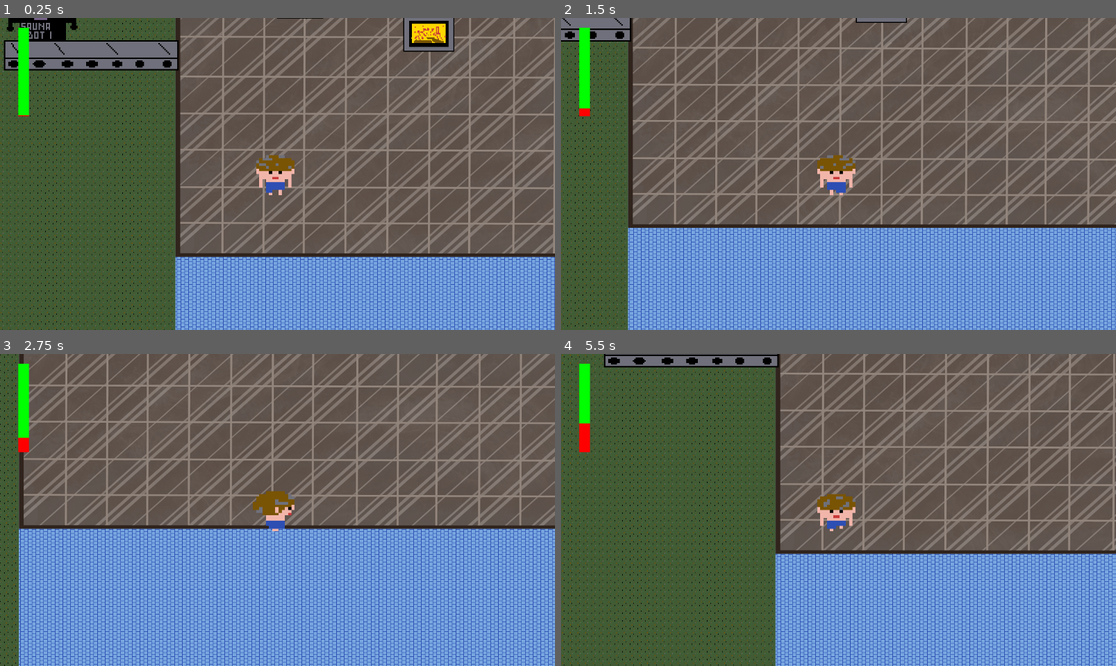
Above: before the commit, frames 1-4 (two rows, left to right).
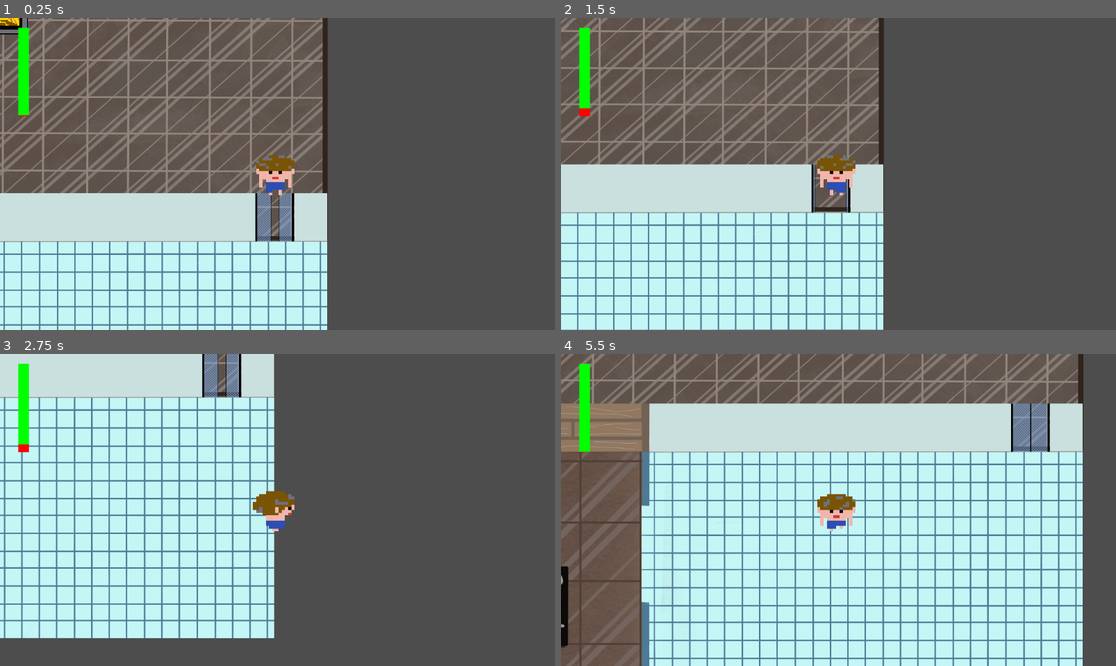
Above: after the commit, the same moments.

Repository: JohannesTammerand/Sauna.net
Game: Godot game, scene res://Assets/Scenes/main.tscn
Same seed, same stepped clock (60 frames per second), same inputs: the game is played once before the commit and once after it.
Inputs:
- Up to frame 1 (0.25 s): no input
- Up to frame 2 (1.5 s): hold Right (ui_right) 0.53-1.28 s; tap E (interact, bound only after the commit) at 0.6, 1.35 s; hold Down (ui_down) from 1.28 s (still down)
- Up to frame 3 (2.75 s): release Down (ui_down) at 2.03 s; hold Right (ui_right) from 2.03 s (still down); tap E (interact, bound only after the commit) at 2.1 s
- Up to frame 4 (5.5 s): release Right (ui_right) at 2.78 s; hold Up (ui_up) 2.78-3.53 s; tap E (interact, bound only after the commit) every 0.75 s from 2.85 to 5.1 s; hold Left (ui_left) 3.53-5.03 s; hold Down (ui_down) from 5.03 s (still down)

The runs differ from the first frame. In frame 1, 69% of the frame differs, in the area x 0-100%, y 0-100%; in frame 2, 66%; in frame 3, 80%; in frame 4, 91%.

Commit message:
AVYUABAVYI

Diff:
--- a/Assets/Scenes/main.tscn
+++ b/Assets/Scenes/main.tscn
@@ -7,10 +7,19 @@
 [ext_resource type="Script" path="res://Assets/Scripts/AreaController.gd" id="5_haga1"]
 [ext_resource type="Texture2D" uid="uid://cjkl1xca73f83" path="res://Assets/Sprites/Saun.png" id="6_5xdfb"]
 [ext_resource type="Texture2D" uid="uid://ccdcod7ikhclg" path="res://Assets/Sprites/Sauna Art by M/maastik-1.png" id="7_lmdgu"]
+[ext_resource type="Texture2D" uid="uid://cyg05t831kval" path="res://Assets/Sprites/Untitled_Artwork.png" id="7_p5scw"]
 [ext_resource type="Script" path="res://Assets/Scripts/AnimationsController.gd" id="8_6ke7x"]
+[ext_resource type="Texture2D" uid="uid://cxeel76rmy2cv" path="res://Assets/Sprites/Lake.png" id="8_ihrdj"]
+[ext_resource type="Script" path="res://Assets/Scripts/TextController.gd" id="8_kdpdq"]
+[ext_resource type="Texture2D" uid="uid://djmy812rechi3" path="res://Assets/Sprites/Dussiruumi2.png" id="8_thhfe"]
+[ext_resource type="Texture2D" uid="uid://bhaq7jk68p5sf" path="res://Assets/Sprites/Sauna Art by M/Klaasuks.png" id="9_51f17"]
 [ext_resource type="Texture2D" uid="uid://26g28yr1m4vr" path="res://Assets/Sprites/Sauna Art by M/LTÜ keris.png" id="9_xbfse"]
+[ext_resource type="Script" path="res://Assets/Scripts/ShowerDoor.gd" id="10_35e54"]
 [ext_resource type="Texture2D" uid="uid://dava1fito1wb6" path="res://Assets/Sprites/Sauna Art by M/Sauna Bot 1.png" id="10_ljnq1"]
 [ext_resource type="Texture2D" uid="uid://d1jblbjqyu8yb" path="res://Assets/Sprites/Sauna Art by M/Sauna Bot 2.png" id="11_153yr"]
+[ext_resource type="Script" path="res://Assets/Scripts/Bucket.gd" id="13_btg81"]
+[ext_resource type="Script" path="res://Assets/Scripts/SpeechController.gd" id="14_kq0kp"]
+[ext_resource type="Script" path="res://Assets/Scripts/Lake.gd" id="14_pms45"]
 
 [sub_resource type="AtlasTexture" id="AtlasTexture_x27k0"]
 atlas = ExtResource("4_tqw2u")
@@ -384,34 +393,71 @@
 [sub_resource type="RectangleShape2D" id="RectangleShape2D_rh7us"]
 size = Vector2(54, 55)
 
-[sub_resource type="SegmentShape2D" id="SegmentShape2D_yy17q"]
-a = Vector2(95.5, 297.5)
-b = Vector2(2.5, 296.5)
+[sub_resource type="RectangleShape2D" id="RectangleShape2D_r67fw"]
+size = Vector2(1038, 99)
 
 [sub_resource type="SegmentShape2D" id="SegmentShape2D_iapdx"]
 a = Vector2(1168.5, -245.5)
 b = Vector2(1175.5, 294.5)
 
 [sub_resource type="SegmentShape2D" id="SegmentShape2D_1vqyl"]
-a = Vector2(1172.5, -252.5)
-b = Vector2(0.5, -248.5)
+a = Vector2(1104, -234)
+b = Vector2(-97, -235)
 
 [sub_resource type="SegmentShape2D" id="SegmentShape2D_13n3w"]
 a = Vector2(1.5, -247.5)
 b = Vector2(2.5, 296.5)
 
-[sub_resource type="SegmentShape2D" id="SegmentShape2D_dqr4e"]
-a = Vector2(1175.5, 290.5)
-b = Vector2(295.5, 297.5)
-
-[sub_resource type="RectangleShape2D" id="RectangleShape2D_b4uo4"]
-size = Vector2(1201, 624)
+[sub_resource type="RectangleShape2D" id="RectangleShape2D_o8f3a"]
+size = Vector2(57, 98.75)
 
 [sub_resource type="RectangleShape2D" id="RectangleShape2D_gxral"]
 size = Vector2(752, 400)
 
 [sub_resource type="RectangleShape2D" id="RectangleShape2D_yt5hr"]
 size = Vector2(1199, 600.5)
+
+[sub_resource type="RectangleShape2D" id="RectangleShape2D_b4uo4"]
+size = Vector2(922, 499)
+
+[sub_resource type="AtlasTexture" id="AtlasTexture_gmlk7"]
+atlas = ExtResource("9_51f17")
+region = Rect2(0, 0, 80, 100)
+
+[sub_resource type="AtlasTexture" id="AtlasTexture_71d0j"]
+atlas = ExtResource("9_51f17")
+region = Rect2(0, 100, 80, 100)
+
+[sub_resource type="AtlasTexture" id="AtlasTexture_r2t2f"]
+atlas = ExtResource("9_51f17")
+region = Rect2(0, 200, 80, 100)
+
+[sub_resource type="AtlasTexture" id="AtlasTexture_h2a25"]
+atlas = ExtResource("9_51f17")
+region = Rect2(0, 300, 80, 100)
+
+[sub_resource type="SpriteFrames" id="SpriteFrames_mhaqh"]
+animations = [{
+"frames": [{
+"duration": 1.0,
+"texture": SubResource("AtlasTexture_gmlk7")
+}, {
+"duration": 1.0,
+"texture": SubResource("AtlasTexture_71d0j")
+}, {
+"duration": 1.0,
+"texture": SubResource("AtlasTexture_r2t2f")
+}, {
+"duration": 1.0,
+"texture": SubResource("AtlasTexture_h2a25")
+}],
+"loop": false,
+"name": &"default",
+"speed": 5.0
+}]
+
+[sub_resource type="CircleShape2D" id="CircleShape2D_3rlmo"]
+radius = 123.102
 
 [sub_resource type="TileSetAtlasSource" id="TileSetAtlasSource_h4coi"]
 texture = ExtResource("7_lmdgu")
@@ -429,6 +475,9 @@
 [sub_resource type="StyleBoxFlat" id="StyleBoxFlat_gm4rl"]
 bg_color = Color(1, 0, 0, 1)
 
+[sub_resource type="CircleShape2D" id="CircleShape2D_dnq5u"]
+radius = 8.83962
+
 [sub_resource type="AtlasTexture" id="AtlasTexture_ou88d"]
 atlas = ExtResource("9_xbfse")
 region = Rect2(0, 0, 64, 128)
@@ -767,6 +816,9 @@
 "speed": 4.0
 }]
 
+[sub_resource type="CircleShape2D" id="CircleShape2D_56gep"]
+radius = 60.0454
+
 [sub_resource type="AtlasTexture" id="AtlasTexture_xm3ny"]
 atlas = ExtResource("11_153yr")
 region = Rect2(0, 0, 300, 160)
@@ -922,6 +974,12 @@
 "speed": 4.0
 }]
 
+[sub_resource type="CircleShape2D" id="CircleShape2D_mm3ya"]
+radius = 156.668
+
+[sub_resource type="CircleShape2D" id="CircleShape2D_3we04"]
+radius = 33.1361
+
 [node name="Main" type="Node2D"]
 script = ExtResource("1_p3v4t")
 
@@ -932,7 +990,7 @@
 [node name="Player" type="CharacterBody2D" parent="."]
 unique_name_in_owner = true
 z_index = 15
-position = Vector2(340, 4)
+position = Vector2(1225, 40)
 scale = Vector2(1.5, 1.5)
 collision_layer = 2
 script = ExtResource("3_3plk0")
@@ -955,8 +1013,8 @@
 [node name="Walls" type="StaticBody2D" parent="."]
 
 [node name="CollisionShape2D" type="CollisionShape2D" parent="Walls"]
-position = Vector2(137.5, -114.5)
-shape = SubResource("SegmentShape2D_yy17q")
+position = Vector2(650, 130.5)
+shape = SubResource("RectangleShape2D_r67fw")
 
 [node name="CollisionShape2D5" type="CollisionShape2D" parent="Walls"]
 position = Vector2(137.5, -114.5)
@@ -971,18 +1029,11 @@
 shape = SubResource("SegmentShape2D_13n3w")
 
 [node name="CollisionShape2D3" type="CollisionShape2D" parent="Walls"]
-position = Vector2(137.5, -114.5)
-shape = SubResource("SegmentShape2D_dqr4e")
+position = Vector2(1299.5, 129.375)
+shape = SubResource("RectangleShape2D_o8f3a")
 
 [node name="AreaController" type="Node2D" parent="."]
 script = ExtResource("5_haga1")
-
-[node name="Shower" type="Area2D" parent="AreaController"]
-collision_mask = 2
-
-[node name="CollisionShape2D" type="CollisionShape2D" parent="AreaController/Shower"]
-position = Vector2(728.5, 488)
-shape = SubResource("RectangleShape2D_b4uo4")
 
 [node name="ColdBath" type="Area2D" parent="AreaController"]
 position = Vector2(1120, 834)
@@ -995,6 +1046,10 @@
 [node name="Sauna" type="Sprite2D" parent="AreaController"]
 position = Vector2(729, -123)
 texture = ExtResource("6_5xdfb")
+
+[node name="SaunaWallBack" type="Sprite2D" parent="AreaController/Sauna"]
+position = Vector2(0, -350)
+texture = ExtResource("7_p5scw")
 
 [node name="Sauna" type="Area2D" parent="AreaController/Sauna"]
 position = Vector2(-729, 123)
@@ -1005,7 +1060,31 @@
 position = Vector2(729.5, -122.75)
 shape = SubResource("RectangleShape2D_yt5hr")
 
+[node name="ShowerRoom" type="Sprite2D" parent="."]
+position = Vector2(728, 380)
+texture = ExtResource("8_thhfe")
+
+[node name="Shower" type="Area2D" parent="ShowerRoom"]
+position = Vector2(-728, -475)
+collision_mask = 2
+
+[node name="SlipperyCollider" type="CollisionShape2D" parent="ShowerRoom/Shower"]
+position = Vector2(868, 525.5)
+shape = SubResource("RectangleShape2D_b4uo4")
+
+[node name="ShowerDoor" type="AnimatedSprite2D" parent="ShowerRoom"]
+position = Vector2(491, -250)
+sprite_frames = SubResource("SpriteFrames_mhaqh")
+script = ExtResource("10_35e54")
+
+[node name="Area2D" type="Area2D" parent="ShowerRoom/ShowerDoor"]
+collision_mask = 2
+
+[node name="CollisionShape2D" type="CollisionShape2D" parent="ShowerRoom/ShowerDoor/Area2D"]
+shape = SubResource("CircleShape2D_3rlmo")
+
 [node name="TileMap" type="TileMap" parent="."]
+visible = false
 tile_set = SubResource("TileSet_85l8v")
 format = 2
 layer_0/tile_data = PackedInt32Array(720904, 1, 1, 786440, 1, 1, 851976, 1, 1, 917512, 1, 1, 983048, 1, 1, 1048584, 1,  …(251915 unchanged characters)…
@@ -1024,7 +1103,30 @@
 fill_mode = 3
 show_percentage = false
 
-[node name="Scenery" type="Node" parent="."]
+[node name="SpeechBubble" type="RichTextLabel" parent="HUD"]
+visible = false
+offset_left = 362.0
+offset_top = 16.0
+offset_right = 646.0
+offset_bottom = 108.0
+text = "This is text. You can read it, if you want to. However, why would you want to? You are in a sauna. It is hot. I am making it hotter by the second. And yet you're still here. How come? You should probably leave. Leave. Leave. Leave. Leave. Leave. Leave. Leave. Leave. Leave. Leave. Leave. Leave. Leave. Leave. Leave. Leave. Leave. Leave. Leave. Leave."
+scroll_active = false
+scroll_following = true
+script = ExtResource("8_kdpdq")
+
+[node name="Scenery" type="Node2D" parent="."]
+
+[node name="Lake" type="Sprite2D" parent="Scenery"]
+position = Vector2(-777, 515)
+scale = Vector2(6, 6)
+texture = ExtResource("8_ihrdj")
+
+[node name="Area2D" type="Area2D" parent="Scenery/Lake"]
+script = ExtResource("14_pms45")
+
+[node name="CollisionShape2D" type="CollisionShape2D" parent="Scenery/Lake/Area2D"]
+position = Vector2(36.1667, 22.5)
+shape = SubResource("CircleShape2D_dnq5u")
 
 [node name="AnimationsController" type="Node2D" parent="Scenery"]
 script = ExtResource("8_6ke7x")
@@ -1036,22 +1138,68 @@
 autoplay = "default"
 
 [node name="WoodPickupBot" type="AnimatedSprite2D" parent="Scenery/AnimationsController"]
+process_mode = 3
 position = Vector2(-174, -301)
 scale = Vector2(3, 3)
 sprite_frames = SubResource("SpriteFrames_fx66u")
 autoplay = "default"
 frame = 37
+script = ExtResource("14_kq0kp")
+metadata/text = "This is text. You can read it, if you want to. However, why would you want to? You are in a sauna. It is hot. I am making it hotter by the second. And yet you're still here. How come? You should probably leave. Leave. Leave. Leave. Leave. Leave. Leave. Leave. Leave. Leave. Leave. Leave. Leave. Leave. Leave. Leave. Leave. Leave. Leave. Leave. Leave."
+
+[node name="Area2D" type="Area2D" parent="Scenery/AnimationsController/WoodPickupBot"]
+collision_mask = 2
+
+[node name="CollisionShape2D" type="CollisionShape2D" parent="Scenery/AnimationsController/WoodPickupBot/Area2D"]
+position = Vector2(6, 0.666667)
+shape = SubResource("CircleShape2D_56gep")
 
 [node name="FurnaceBot" type="AnimatedSprite2D" parent="Scenery/AnimationsController"]
 position = Vector2(573, -301)
 scale = Vector2(3, 3)
 sprite_frames = SubResource("SpriteFrames_q3v2k")
 frame = 20
-
-[connection signal="body_entered" from="AreaController/Shower" to="AreaController" method="_on_shower_body_entered"]
-[connection signal="body_exited" from="AreaController/Shower" to="AreaController" method="_on_shower_body_exited"]
+script = ExtResource("14_kq0kp")
+metadata/text = "This is text. You can read it, if you want to. However, why would you want to? You are in a sauna. It is hot. I am making it hotter by the second. And yet you're still here. How come? You should probably leave. Leave. Leave. Leave. Leave. Leave. Leave. Leave. Leave. Leave. Leave. Leave. Leave. Leave. Leave. Leave. Leave. Leave. Leave. Leave. Leave."
+
+[node name="Area2D" type="Area2D" parent="Scenery/AnimationsController/FurnaceBot"]
+position = Vector2(-62, -16)
+scale = Vector2(0.333333, 0.333333)
+collision_mask = 2
+
+[node name="CollisionShape2D" type="CollisionShape2D" parent="Scenery/AnimationsController/FurnaceBot/Area2D"]
+shape = SubResource("CircleShape2D_mm3ya")
+
+[node name="Bucket" type="Node2D" parent="Scenery"]
+position = Vector2(1386, 996)
+script = ExtResource("13_btg81")
+
+[node name="ColorRect" type="ColorRect" parent="Scenery/Bucket"]
+offset_left = -20.0
+offset_top = -20.0
+offset_right = 20.0
+offset_bottom = 20.0
+color = Color(1, 0.152941, 1, 1)
+
+[node name="Area2D" type="Area2D" parent="Scenery/Bucket"]
+collision_mask = 2
+
+[node name="CollisionShape2D" type="CollisionShape2D" parent="Scenery/Bucket/Area2D"]
+shape = SubResource("CircleShape2D_3we04")
+
 [connection signal="body_entered" from="AreaController/ColdBath" to="AreaController" method="_on_cold_bath_body_entered"]
 [connection signal="body_exited" from="AreaController/ColdBath" to="AreaController" method="_on_cold_bath_body_exited"]
 [connection signal="body_entered" from="AreaController/Sauna/Sauna" to="AreaController" method="_on_sauna_body_entered"]
 [connection signal="body_exited" from="AreaController/Sauna/Sauna" to="AreaController" method="_on_sauna_body_exited"]
+[connection signal="body_entered" from="ShowerRoom/Shower" to="AreaController" method="_on_shower_body_entered"]
+[connection signal="body_exited" from="ShowerRoom/Shower" to="AreaController" method="_on_shower_body_exited"]
+[connection signal="body_entered" from="ShowerRoom/ShowerDoor/Area2D" to="ShowerRoom/ShowerDoor" method="_on_area_2d_body_entered"]
+[connection signal="body_exited" from="ShowerRoom/ShowerDoor/Area2D" to="ShowerRoom/ShowerDoor" method="_on_area_2d_body_exited"]
+[connection signal="finished" from="HUD/SpeechBubble" to="Scenery/AnimationsController/FurnaceBot" method="_on_robot_speech_finished"]
+[connection signal="visibility_changed" from="HUD/SpeechBubble" to="HUD/SpeechBubble" method="_on_visibility_changed"]
+[connection signal="body_entered" from="Scenery/Lake/Area2D" to="." method="_on_area_2d_body_entered"]
 [connection signal="animation_looped" from="Scenery/AnimationsController/WoodPickupBot" to="Scenery/AnimationsController" method="_on_wood_pickup_bot_animation_looped"]
+[connection signal="body_entered" from="Scenery/AnimationsController/FurnaceBot/Area2D" to="Scenery/AnimationsController/FurnaceBot" method="_on_area_2d_body_entered"]
+[connection signal="body_exited" from="Scenery/AnimationsController/FurnaceBot/Area2D" to="Scenery/AnimationsController/FurnaceBot" method="_on_area_2d_body_exited"]
+[connection signal="body_entered" from="Scenery/Bucket/Area2D" to="Scenery/Bucket" method="_on_area_2d_body_entered"]
+[connection signal="body_exited" from="Scenery/Bucket/Area2D" to="Scenery/Bucket" method="_on_area_2d_body_exited"]
--- /dev/null
+++ b/Assets/Scripts/Bucket.gd
@@ -0,0 +1,16 @@
+extends Node2D
+
+@onready var player = %Player
+var interactable = false
+
+func _process(_delta):
+	if interactable  && Input.is_action_just_pressed("interact"):
+		player.hand = "bucket"
+		hide()
+
+func _on_area_2d_body_entered(_body):
+	interactable = true
+
+
+func _on_area_2d_body_exited(_body):
+	interactable = false
--- /dev/null
+++ b/Assets/Scripts/Lake.gd
@@ -0,0 +1,8 @@
+extends Area2D
+
+@onready var player = %Player
+
+func _process(_delta):
+	if has_overlapping_bodies() && Input.is_action_just_pressed("interact") && player.hand == "bucket":
+		print("water")
+		player.hand = "water"
--- a/Assets/Scripts/Player.gd
+++ b/Assets/Scripts/Player.gd
@@ -11,6 +11,8 @@
 var lastDir = [0, 0]
 var heat = 0
 var slippery = false
+var hand = "";
+var movementEnabled = true
 
 var directionX
 var directionY
@@ -20,7 +22,8 @@
 		get_tree().reload_current_scene()
 
 func _physics_process(delta):
-	movement(delta)
+	if movementEnabled:
+		movement(delta)
 	animation()
 	HealthBar.value = heat
 
--- /dev/null
+++ b/Assets/Scripts/ShowerDoor.gd
@@ -0,0 +1,7 @@
+extends AnimatedSprite2D
+
+func _on_area_2d_body_entered(body):
+	play("default")
+
+func _on_area_2d_body_exited(body):
+	play_backwards("default")
--- /dev/null
+++ b/Assets/Scripts/SpeechController.gd
@@ -0,0 +1,27 @@
+extends AnimatedSprite2D
+
+var interactable = false;
+@onready var text = %HUD.get_child(1)
+@onready var player = %Player
+@onready var area_2d = $Area2D
+
+func _ready():
+	text.text = get_meta("text")
+
+func _process(_delta):
+	if area_2d.has_overlapping_bodies():
+		interactable = true
+
+		if player.hand == "water" && Input.is_action_just_pressed("interact"):
+			print("ded")
+			pass
+
+	if !area_2d.has_overlapping_bodies():
+		if interactable:
+			text.visible_characters = 0
+			text.hide()
+		interactable = false
+
+	if interactable && Input.is_action_just_pressed("interact"):
+		print("AAAAAAAAAAAAAA")
+		text.show()
--- /dev/null
+++ b/Assets/Scripts/TextController.gd
@@ -0,0 +1,13 @@
+extends RichTextLabel
+
+func scroll_text():
+	visible_characters = 0
+
+	for c in get_parsed_text():
+		visible_characters += 1
+		await get_tree().create_timer(0.05).timeout
+		if !visible:
+			break
+
+func _on_visibility_changed():
+	scroll_text()
--- a/project.godot
+++ b/project.godot
@@ -26,6 +26,13 @@
 "events": [Object(InputEventKey,"resource_local_to_scene":false,"resource_name":"","device":-1,"window_id":0,"alt_press …(182 unchanged characters)…
 ]
 }
+interact={
+"deadzone": 0.5,
+"events": [Object(InputEventKey,"resource_local_to_scene":false,"resource_name":"","device":-1,"window_id":0,"alt_pressed":false,"shift_pressed":false,"ctrl_pressed":false,"meta_pressed":false,"pressed":false,"keycode":0,"physical_keycode":69,"key_label":0,"unicode":101,"echo":false,"script":null)
+, Object(InputEventKey,"resource_local_to_scene":false,"resource_name":"","device":-1,"window_id":0,"alt_pressed":false,"shift_pressed":false,"ctrl_pressed":false,"meta_pressed":false,"pressed":false,"keycode":0,"physical_keycode":88,"key_label":0,"unicode":120,"echo":false,"script":null)
+, Object(InputEventKey,"resource_local_to_scene":false,"resource_name":"","device":-1,"window_id":0,"alt_pressed":false,"shift_pressed":false,"ctrl_pressed":false,"meta_pressed":false,"pressed":false,"keycode":0,"physical_keycode":32,"key_label":0,"unicode":32,"echo":false,"script":null)
+]
+}
 
 [rendering]
 
Not shown: 1 places in Assets/Scenes/main.tscn that only renumber resources
Not shown, added: Assets/Sprites/Dussiruumi uksega.png.import
Not shown, added: Assets/Sprites/Dussiruumi.png.import
Binary file added: Assets/Sprites/Dussiruumi2.png
Not shown, added: Assets/Sprites/Dussiruumi2.png.import
Binary file added: Assets/Sprites/Lake.png
Not shown, added: Assets/Sprites/Lake.png.import
Not shown, added: Assets/Sprites/Sauna Art by M/Aken.png.import
Not shown, added: Assets/Sprites/Sauna Art by M/Duss.png.import
Not shown, added: Assets/Sprites/Sauna Art by M/Klaasuks.png.import
Not shown, added: Assets/Sprites/Sauna Art by M/Seep.png.import
Not shown, added: Assets/Sprites/Untitled_Artwork.png.import
